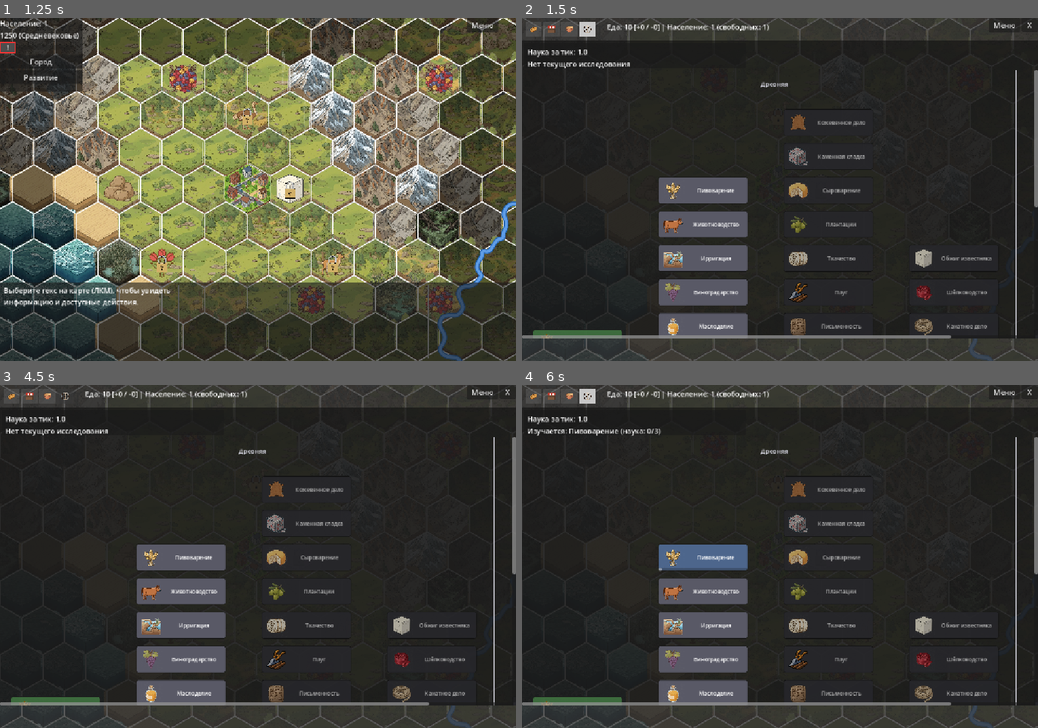
Above: before the commit, frames 1-4 (two rows, left to right).
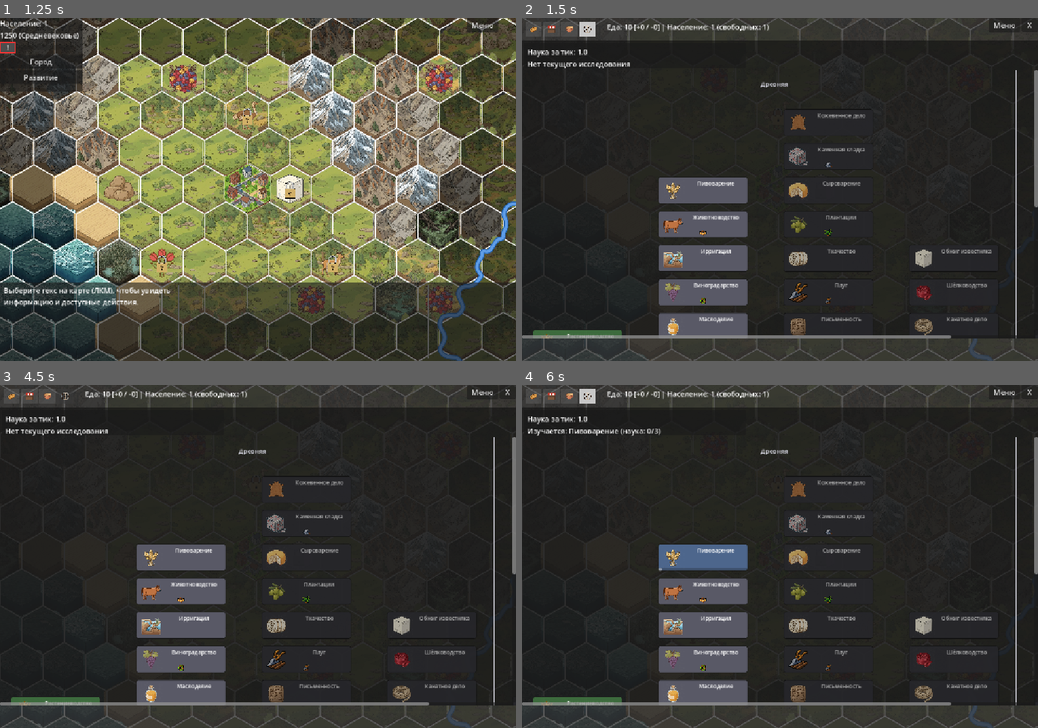
Above: after the commit, the same moments.

Repository: Night-Pryanik/The-City
Game: Godot game, scene res://scenes/main_menu.tscn
Two runs of this game, one before a commit and one after it. Both use one fixed random seed, a clock stepped at 60 frames per second and the inputs below.
Inputs (mouse positions are in pixels of both pictures, inside the frame that each line leads up to):
- Up to frame 1 (1.25 s): click "Новая игра" at 0.5 s
- Up to frame 2 (1.5 s): click (532, 48) at 1.25 s
- Up to frame 3 (4.5 s): click (10, 395) at 2 s; click (30, 395) at 2.75 s; click (46, 395) at 3.5 s; click (67, 395) at 4.25 s
- Up to frame 4 (6 s): click (578, 710) at 5.02 s; click (702, 556) at 5.77 s

Frame 1 is identical in both runs. In frame 2, 2.1% of the frame differs, in the area x 8-91%, y 27-94%; in frame 3, 2.1%; in frame 4, 2.1%.

Commit message:
На кнопках технологий теперь отображается то, что открывает эта технология: здания, улучшения, модификаторы и прочие эффекты

Diff:
--- a/data/modifiers.json
+++ b/data/modifiers.json
@@ -2,9 +2,16 @@
   "modifiers": {
     "fresh_water": { "production_multiplier": { "farm": 1.5 } },
     "tech_modifiers": [
-      { "tech_id": "plow", "production_multiplier": { "farm": 1.5 } },
+      {
+        "tech_id": "plow",
+        "icon": "farm.png",
+        "name": "Фермы: +50% к производству",
+        "production_multiplier": { "farm": 1.5 }
+      },
       {
         "tech_id": "wheel",
+        "icon": "wheel.png",
+        "name": "Снижает вклад расстояния от города в стоимость труда при строительстве улучшений на 30%",
         "modifiers": [ { "target": "improvement_distance_cost", "type": "percent", "value": -30 } ]
       }
     ],
--- a/scripts/tech_tree.gd
+++ b/scripts/tech_tree.gd
@@ -18,7 +18,9 @@
 const BUTTON_WIDTH: int = 200 # фиксированная ширина кнопки
 const BUTTON_HEIGHT: int = 60 # фиксированная высота кнопки
 const BUTTON_VERTICAL_GAP: int = 16 # вертикальный зазор между кнопками в колонке
-const ICON_SIZE: int = 50 # размер иконки слева от названия
+const ICON_SIZE: int = 50
+const UNLOCK_ICON_SIZE: int = 16
+const UNLOCK_ICONS_MARGIN: int = 3 # размер иконки слева от названия
 
 # --- Разделение по эпохам ---
 # Каждая технология в JSON содержит поле "era" (id эпохи), а человекочитаемые
@@ -642,10 +644,12 @@
     label.name = "TechNameLabel"
     label.text = tech_data.get("name", tech_data["id"])
     label.horizontal_alignment = HORIZONTAL_ALIGNMENT_CENTER
-    label.vertical_alignment = VERTICAL_ALIGNMENT_CENTER
+    # Текст прижат к верхнему краю: внизу кнопки остаётся место под
+    # маленькие иконки того, что открывает технология (_add_unlock_icons).
+    label.vertical_alignment = VERTICAL_ALIGNMENT_TOP
     label.autowrap_mode = TextServer.AUTOWRAP_WORD_SMART
     label.size_flags_horizontal = Control.SIZE_EXPAND_FILL
-    label.size_flags_vertical = Control.SIZE_EXPAND_FILL
+    label.size_flags_vertical = Control.SIZE_SHRINK_BEGIN
     # Базовый размер шрифта. Финальный подбирается в _adjust_fonts() на
     # следующем кадре, когда Godot уже рассчитал лейаут и знает
     # фактический get_line_count() / get_minimum_size().
@@ -668,6 +672,9 @@
     progress.visible = false
     btn.add_child(progress)
 
+    # Маленькие иконки внизу кнопки: всё, что открывает технология.
+    _add_unlock_icons(btn, tech_data["id"])
+
     # Tooltip — встроенный механизм Godot. Покажется по наведению
     # после системной задержки (Project Settings → gui/timets/tooltip_delay_sec).
     var description: String = tech_data.get("description", "")
@@ -685,6 +692,92 @@
     btn.mouse_exited.connect(_on_tech_button_mouse_exited.bind(tech_id))
 
     return btn
+
+func _add_unlock_icons(btn: Button, tech_id: String):
+    # Ряд маленьких иконок у нижнего края кнопки: всё, что открывает
+    # технология (здания, улучшения, эффекты-модификаторы).
+    # У каждой иконки свой tooltip_text — при наведении на иконку
+    # показывается он, а не общий тултип технологии.
+    var items: Array = _get_unlock_items(tech_id)
+    if items.is_empty():
+        return
+
+    var row := HBoxContainer.new()
+    row.name = "UnlockIconsRow"
+    row.anchor_left = 0.0
+    row.anchor_right = 1.0
+    row.anchor_top = 1.0
+    row.anchor_bottom = 1.0
+    row.offset_top = -(UNLOCK_ICON_SIZE + UNLOCK_ICONS_MARGIN)
+    row.offset_bottom = -UNLOCK_ICONS_MARGIN
+    row.offset_left = 8
+    row.offset_right = -8
+    row.add_theme_constant_override("separation", 4)
+    row.alignment = BoxContainer.ALIGNMENT_CENTER
+    row.mouse_filter = Control.MOUSE_FILTER_PASS
+    btn.add_child(row)
+
+    for item in items:
+        var tex: Texture2D = _load_tech_icon(item.get("icon", ""))
+        if tex == null:
+            continue
+        var icon := TextureRect.new()
+        icon.custom_minimum_size = Vector2(UNLOCK_ICON_SIZE, UNLOCK_ICON_SIZE)
+        icon.stretch_mode = TextureRect.STRETCH_KEEP_ASPECT_CENTERED
+        icon.expand_mode = TextureRect.EXPAND_IGNORE_SIZE
+        icon.texture = tex
+        icon.tooltip_text = item.get("tip", "")
+        icon.mouse_filter = Control.MOUSE_FILTER_PASS
+        row.add_child(icon)
+
+func _get_unlock_items(tech_id: String) -> Array:
+    # Собирает список {"icon", "tip"} — всё, что открывается технологией.
+    # Источники: здания (buildings.json), улучшения (improvements.json),
+    # эффекты-модификаторы (modifiers.json, tech_modifiers с полями
+    # icon/name) и произвольный список
+    # "unlock_effects": [ {"icon", "name"} ] в самой технологии.
+    var result: Array = []
+    var seen := {} # защита от дубликатов (одна и та же иконка+тултип)
+
+    # Здания.
+    for b in GameData.buildings:
+        if b.get("unlock_tech", "") == tech_id:
+            _add_unlock_item(result, seen, b.get("icon", ""), b.get("name", b.get("id", "")))
+
+    # Улучшения (GameData.improvements — словарь id -> данные).
+    for imp_id in GameData.improvements:
+        var imp: Dictionary = GameData.improvements[imp_id]
+        if imp.get("unlock_tech", "") == tech_id:
+            _add_unlock_item(result, seen, imp.get("icon", ""), imp.get("name", imp_id))
+
+    # Эффекты-модификаторы технологии (modifiers.json -> tech_modifiers).
+    var mods: Dictionary = GameData.modifiers
+    for m in mods.get("tech_modifiers", []):
+        if not (m is Dictionary):
+            continue
+        if m.get("tech_id", "") != tech_id:
+            continue
+        if m.has("icon"):
+            var tip: String = m.get("name", "Эффект технологии")
+            _add_unlock_item(result, seen, m["icon"], tip)
+
+    # Произвольные эффекты, заданные прямо в технологии (technologies.json):
+    # "unlock_effects": [ { "icon": "farm.png", "name": "Фермы: +50%" } ].
+    var tech_data: Dictionary = _get_tech_data(tech_id)
+    for eff in tech_data.get("unlock_effects", []):
+        if eff is Dictionary:
+            _add_unlock_item(result, seen, eff.get("icon", ""), eff.get("name", "Эффект технологии"))
+
+    return result
+
+func _add_unlock_item(result: Array, seen: Dictionary, icon_name: String, tip: String):
+    if icon_name.is_empty():
+        return
+    var key := icon_name + "|" + tip
+    if seen.has(key):
+        return
+    seen[key] = true
+    result.append({ "icon": icon_name, "tip": tip })
 
 func _adjust_fonts() -> void:
     # Подбираем максимально крупный font_size, при котором название влезает
